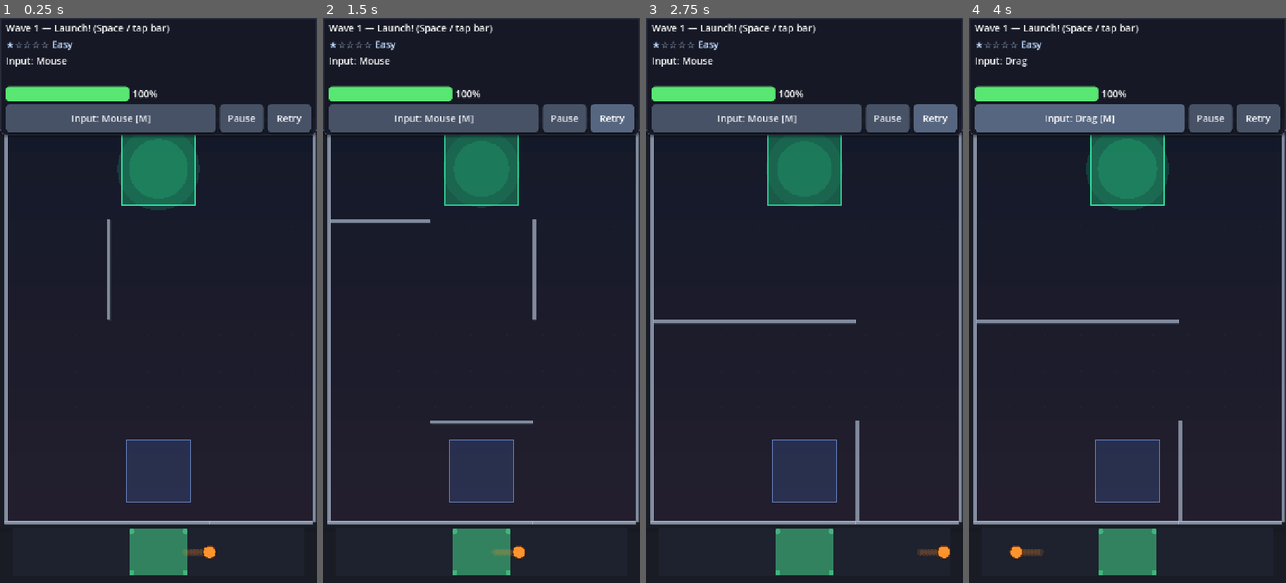
Above: before the commit, frames 1-4 (left to right).
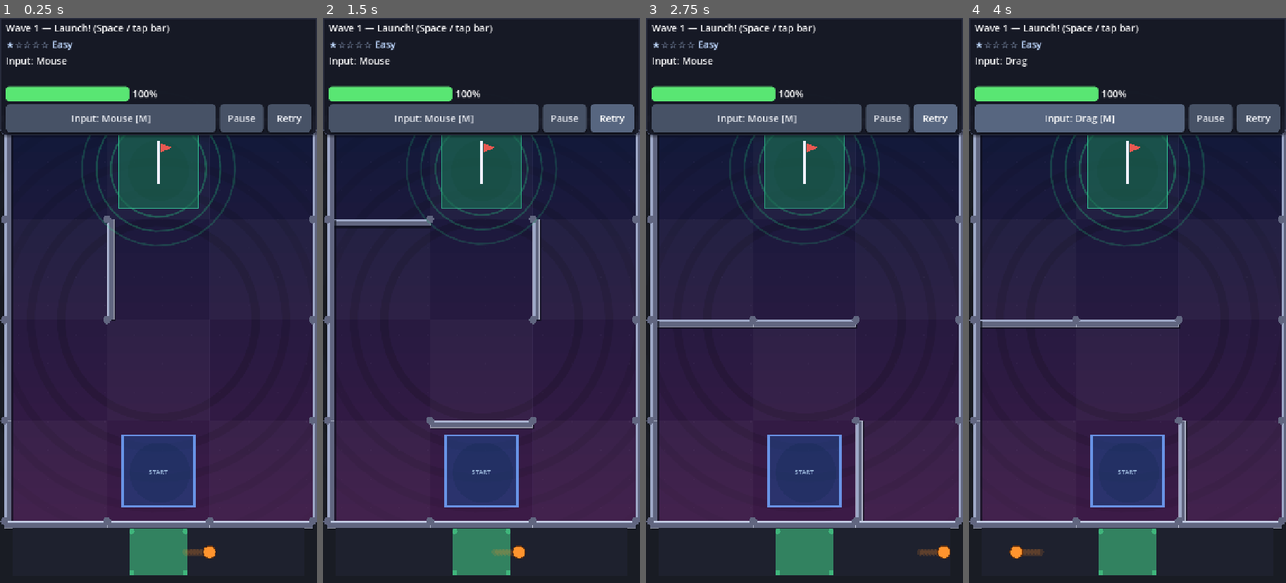
Above: after the commit, the same moments.

Repository: mhaiprojects/Spinning-Top-Maze
Game: Godot game, scene res://scenes/main.tscn
The game is run twice, just before and just after one commit, with the same random seed, the same clock (stepped at 60 frames per second) and the same inputs.
Inputs:
- Up to frame 1 (0.25 s): no input
- Up to frame 2 (1.5 s): click "Retry" at 0.5 s; click "Retry" at 1.25 s
- Up to frame 3 (2.75 s): click "Retry" at 2 s
- Up to frame 4 (4 s): click "Input: Mouse [M]" at 2.75 s; click "Input: Keyboard [M]" at 3.5 s

The runs differ from the first frame. In frame 1, 33% of the frame differs, in the area x 0-100%, y 20-91%; in frame 2, 33%; in frame 3, 33%; in frame 4, 33%.

Commit message:
2026-11-18 22:37 AEDT: thicken maze walls and enlarge spinning top
Scale wall thickness with viewport width, add cell shading, navy-purple
gradient, vignette, styled start/goal pads, and 2x top with stronger trail and
wobble so gameplay reads clearly in portrait web and mobile.

Co-authored-by: Cursor <cursoragent@cursor.com>

Diff:
--- a/scripts/maze_world.gd
+++ b/scripts/maze_world.gd
@@ -4,12 +4,12 @@
 
 const WALL_GROUP := "maze_wall"
 const HAZARD_GROUP := "hazard_zone"
-const WALL_THICK := 7.0
 
 var maze_data: Dictionary = {}
 var _play_rect := Rect2()
 var _cell_size := Vector2.ONE
 var _goal_pulse := 0.0
+var _wall_thick := 16.0
 
 
 func build(data: Dictionary, play_rect: Rect2) -> void:
@@ -19,6 +19,7 @@
 	var cols: int = data.cols
 	var rows: int = data.rows
 	_cell_size = Vector2(play_rect.size.x / float(cols), play_rect.size.y / float(rows))
+	_wall_thick = clampf(play_rect.size.x / 720.0 * 16.0, 12.0, 22.0)
 	for seg in data.walls:
 		_add_wall_segment(seg)
 	for h in data.get("hazards", []):
@@ -52,19 +53,26 @@
 func goal_area_rect() -> Rect2:
 	var g: Vector2i = maze_data.goal_cell
 	var c: Vector2 = cell_center(g)
-	var sz: Vector2 = _cell_size * 0.72
+	var sz: Vector2 = _cell_size * 0.78
 	return Rect2(c - sz * 0.5, sz)
 
 
 func start_area_rect() -> Rect2:
 	var s: Vector2i = maze_data.start_cell
 	var c: Vector2 = cell_center(s)
-	var sz: Vector2 = _cell_size * 0.62
+	var sz: Vector2 = _cell_size * 0.7
 	return Rect2(c - sz * 0.5, sz)
 
 
 func start_position() -> Vector2:
 	return cell_center(maze_data.start_cell)
+
+
+func first_wall_body() -> StaticBody2D:
+	for c in get_children():
+		if c is StaticBody2D and c.is_in_group(WALL_GROUP):
+			return c as StaticBody2D
+	return null
 
 
 func _add_wall_segment(seg: Dictionary) -> void:
@@ -77,14 +85,23 @@
 	body.collision_mask = 0
 	var cs := CollisionShape2D.new()
 	var rect := RectangleShape2D.new()
+	var wt: float = _wall_thick
 	if horiz:
 		var len: float = (b.x - a.x) * _cell_size.x
-		rect.size = Vector2(len + WALL_THICK, WALL_THICK)
-		body.position = _play_rect.position + Vector2(a.x * _cell_size.x, a.y * _cell_size.y) + Vector2(len * 0.5, 0)
+		rect.size = Vector2(len + wt, wt)
+		body.position = (
+			_play_rect.position
+			+ Vector2(a.x * _cell_size.x, a.y * _cell_size.y)
+			+ Vector2(len * 0.5, wt * 0.5)
+		)
 	else:
 		var len_v: float = (b.y - a.y) * _cell_size.y
-		rect.size = Vector2(WALL_THICK, len_v + WALL_THICK)
-		body.position = _play_rect.position + Vector2(a.x * _cell_size.x, a.y * _cell_size.y) + Vector2(0, len_v * 0.5)
+		rect.size = Vector2(wt, len_v + wt)
+		body.position = (
+			_play_rect.position
+			+ Vector2(a.x * _cell_size.x, a.y * _cell_size.y)
+			+ Vector2(wt * 0.5, len_v * 0.5)
+		)
 	cs.shape = rect
 	body.add_child(cs)
 	add_child(body)
@@ -108,6 +125,7 @@
 	if maze_data.is_empty():
 		return
 	_draw_background()
+	_draw_cell_shading()
 	_draw_walls()
 	_draw_hazards()
 	_draw_start_pad()
@@ -115,30 +133,55 @@
 
 
 func _draw_background() -> void:
-	var top_c := Color(0.08, 0.1, 0.16)
-	var bot_c := Color(0.14, 0.12, 0.18)
-	var steps := 12
+	var top_c := Color(0.04, 0.07, 0.2)
+	var bot_c := Color(0.22, 0.08, 0.26)
+	var steps := 24
 	for i in steps:
 		var t: float = float(i) / float(steps)
 		var y0: float = lerpf(_play_rect.position.y, _play_rect.end.y, t)
 		var y1: float = lerpf(_play_rect.position.y, _play_rect.end.y, float(i + 1) / float(steps))
-		draw_rect(Rect2(_play_rect.position.x, y0, _play_rect.size.x, y1 - y0), top_c.lerp(bot_c, t))
-	var dot_step: float = maxf(18.0, _cell_size.x * 0.35)
-	var gx: float = _play_rect.position.x
+		draw_rect(Rect2(_play_rect.position.x, y0, _play_rect.size.x, y1 - y0 + 1.0), top_c.lerp(bot_c, t))
+	var dot_step: float = maxf(16.0, _cell_size.x * 0.28)
+	var gx: float = _play_rect.position.x + dot_step * 0.5
 	while gx < _play_rect.end.x:
-		var gy: float = _play_rect.position.y
+		var gy: float = _play_rect.position.y + dot_step * 0.5
 		while gy < _play_rect.end.y:
-			draw_circle(Vector2(gx, gy), 1.2, Color(1, 1, 1, 0.03))
+			draw_circle(Vector2(gx, gy), 1.4, Color(0.85, 0.75, 1.0, 0.045))
 			gy += dot_step
 		gx += dot_step
-	var vignette := _play_rect.grow(20)
-	draw_rect(vignette, Color(0, 0, 0, 0.08), false, 12.0)
+	var cx: float = _play_rect.get_center().x
+	var cy: float = _play_rect.get_center().y
+	var max_r: float = _play_rect.size.length() * 0.55
+	for ring in 6:
+		var t: float = float(ring) / 6.0
+		var r: float = lerpf(max_r * 0.35, max_r, t)
+		var alpha: float = lerpf(0.16, 0.0, t)
+		draw_arc(Vector2(cx, cy), r, 0, TAU, 48, Color(0, 0, 0, alpha), 18.0, true)
+
+
+func _draw_cell_shading() -> void:
+	var cols: int = maze_data.cols
+	var rows: int = maze_data.rows
+	for y in rows:
+		for x in cols:
+			var r := Rect2(
+				_play_rect.position.x + float(x) * _cell_size.x,
+				_play_rect.position.y + float(y) * _cell_size.y,
+				_cell_size.x,
+				_cell_size.y
+			)
+			var tint := Color(1, 1, 1, 0.03 if (x + y) % 2 == 0 else 0.06)
+			draw_rect(r, tint)
+			draw_rect(r, Color(0.7, 0.65, 0.95, 0.035), false, 1.0)
 
 
 func _draw_walls() -> void:
-	var fill_col := Color(0.5, 0.54, 0.62)
-	var shadow_col := Color(0.18, 0.2, 0.24)
-	var hi_col := Color(0.75, 0.78, 0.85, 0.5)
+	var wt: float = _wall_thick
+	var fill_top := Color(0.62, 0.66, 0.78)
+	var fill_bot := Color(0.38, 0.4, 0.5)
+	var shadow_col := Color(0.05, 0.06, 0.1, 0.65)
+	var hi_col := Color(0.92, 0.94, 1.0, 0.55)
+	var cap_r: float = wt * 0.5 + 1.0
 	for seg in maze_data.walls:
 		var a: Vector2 = seg.a
 		var b: Vector2 = seg.b
@@ -146,34 +189,66 @@
 		var r: Rect2
 		if seg.horiz:
 			var len: float = (b.x - a.x) * _cell_size.x
-			r = Rect2(p0, Vector2(len, WALL_THICK))
+			r = Rect2(p0.x, p0.y, len, wt)
+			draw_rect(Rect2(r.position + Vector2(3, 4), r.size), shadow_col)
+			draw_rect(r, fill_bot)
+			var hi := Rect2(r.position.x, r.position.y, r.size.x, wt * 0.35)
+			draw_rect(hi, fill_top)
+			draw_rect(r, hi_col, false, 1.5)
+			draw_circle(r.position, cap_r, fill_bot)
+			draw_circle(Vector2(r.end.x, r.position.y), cap_r, fill_bot)
 		else:
 			var len_v: float = (b.y - a.y) * _cell_size.y
-			r = Rect2(p0, Vector2(WALL_THICK, len_v))
-		draw_rect(Rect2(r.position + Vector2(2, 2), r.size), shadow_col)
-		draw_rect(r, fill_col)
-		draw_rect(r, hi_col, false, 1.0)
+			r = Rect2(p0.x, p0.y, wt, len_v)
+			draw_rect(Rect2(r.position + Vector2(4, 3), r.size), shadow_col)
+			draw_rect(r, fill_bot)
+			var hi_v := Rect2(r.position.x, r.position.y, wt * 0.32, r.size.y)
+			draw_rect(hi_v, fill_top)
+			draw_rect(r, hi_col, false, 1.5)
+			draw_circle(r.position, cap_r, fill_bot)
+			draw_circle(Vector2(r.position.x, r.end.y), cap_r, fill_bot)
 
 
 func _draw_hazards() -> void:
 	for h in maze_data.get("hazards", []):
 		var c: Vector2 = cell_center(h)
-		draw_circle(c, minf(_cell_size.x, _cell_size.y) * 0.2, Color(0.85, 0.25, 0.2, 0.35))
-		draw_arc(c, minf(_cell_size.x, _cell_size.y) * 0.22, _goal_pulse, _goal_pulse + TAU, 16, Color(1, 0.4, 0.25, 0.6), 2.0)
+		var rad: float = minf(_cell_size.x, _cell_size.y) * 0.22
+		draw_circle(c, rad, Color(0.85, 0.25, 0.2, 0.4))
+		draw_arc(c, rad * 1.1, _goal_pulse, _goal_pulse + TAU, 18, Color(1, 0.4, 0.25, 0.65), 2.5)
 
 
 func _draw_start_pad() -> void:
 	var start_r: Rect2 = start_area_rect()
-	draw_rect(start_r, Color(0.22, 0.32, 0.55, 0.35))
-	draw_rect(start_r, Color(0.5, 0.65, 0.95, 0.8), false, 2.0)
+	var c: Vector2 = start_r.get_center()
+	draw_circle(c + Vector2(3, 4), start_r.size.x * 0.42, Color(0, 0, 0, 0.25))
+	draw_rect(start_r, Color(0.12, 0.28, 0.55, 0.55))
+	draw_rect(start_r, Color(0.45, 0.65, 1.0, 0.85), false, 3.0)
+	draw_string(
+		ThemeDB.fallback_font,
+		c + Vector2(-22, 8),
+		"START",
+		HORIZONTAL_ALIGNMENT_LEFT,
+		-1,
+		14,
+		Color(0.75, 0.88, 1.0, 0.9)
+	)
 
 
 func _draw_goal_pad() -> void:
 	var goal_r: Rect2 = goal_area_rect()
+	var gc: Vector2 = goal_r.get_center()
 	var pulse: float = 0.5 + 0.5 * sin(_goal_pulse)
-	var glow: float = minf(_cell_size.x, _cell_size.y) * (0.35 + pulse * 0.08)
-	var gc: Vector2 = goal_r.get_center()
-	draw_circle(gc, glow, Color(0.1, 0.8, 0.55, 0.12 + pulse * 0.1))
-	draw_circle(gc, glow * 0.72, Color(0.15, 0.95, 0.62, 0.18 + pulse * 0.12))
-	draw_rect(goal_r, Color(0.12, 0.55, 0.38, 0.55))
-	draw_rect(goal_r, Color(0.2, 1.0, 0.7, 0.55 + pulse * 0.35), false, 3.0)
+	for ring_i in 3:
+		var rr: float = goal_r.size.x * (0.55 + float(ring_i) * 0.18 + pulse * 0.06)
+		var alpha: float = 0.22 - float(ring_i) * 0.05
+		draw_arc(gc, rr, 0, TAU, 32, Color(0.15, 0.95, 0.55, alpha + pulse * 0.08), 4.0, true)
+	draw_circle(gc + Vector2(0, 4), goal_r.size.x * 0.38, Color(0, 0, 0, 0.2))
+	draw_rect(goal_r, Color(0.1, 0.42, 0.32, 0.65))
+	draw_rect(goal_r, Color(0.25, 1.0, 0.72, 0.35 + pulse * 0.45), false, 3.0)
+	var flag_h: float = goal_r.size.y * 0.55
+	draw_line(gc + Vector2(0, -goal_r.size.y * 0.35), gc + Vector2(0, -goal_r.size.y * 0.35 + flag_h), Color(0.95, 0.95, 1.0), 3.0)
+	var tip := gc + Vector2(6, -goal_r.size.y * 0.35 + 4)
+	draw_colored_polygon(
+		PackedVector2Array([tip, tip + Vector2(24, 10), tip + Vector2(0, 20)]),
+		Color(1.0, 0.35, 0.32, 0.9)
+	)
--- a/scripts/spinning_top.gd
+++ b/scripts/spinning_top.gd
@@ -9,8 +9,8 @@
 const MIN_HIT_LOSS := 4.0
 const HIT_LOSS_SCALE := 1.2
 const STEER_FORCE := 280.0
-const RADIUS := 22.0
-const TRAIL_LEN := 14
+const RADIUS := 40.0
+const TRAIL_LEN := 18
 
 var spin_power: float = 100.0
 var _falling := false
@@ -41,8 +41,8 @@
 	shape.shape = circle
 	add_child(shape)
 	_trail_line = Line2D.new()
-	_trail_line.width = 4.0
-	_trail_line.default_color = Color(1, 0.75, 0.2, 0.35)
+	_trail_line.width = 7.0
+	_trail_line.default_color = Color(1, 0.65, 0.25, 0.5)
 	_trail_line.joint_mode = Line2D.LINE_JOINT_ROUND
 	add_child(_trail_line)
 	_spark = CPUParticles2D.new()
@@ -126,7 +126,7 @@
 		_trail_line.add_point(to_local(p))
 		i += 1
 	var c: Color = _trail_line.default_color
-	c.a = 0.15 + 0.35 * (spin_power / 100.0)
+	c.a = 0.28 + 0.45 * (spin_power / 100.0)
 	_trail_line.default_color = c
 
 
@@ -209,7 +209,7 @@
 	draw_circle(Vector2(6, 8), RADIUS * 0.95, Color(0, 0, 0, 0.22))
 	var wobble: float = 0.0
 	if not _falling:
-		wobble = (1.0 - spin_power / 100.0) * 6.0 * sin(_wobble_phase)
+		wobble = (1.0 - spin_power / 100.0) * 11.0 * sin(_wobble_phase)
 	var tilt_draw: float = wobble * 0.03
 	draw_set_transform(Vector2.ZERO, tilt_draw, Vector2.ONE)
 	var body_col := Color(1.0, 0.88, 0.28)
